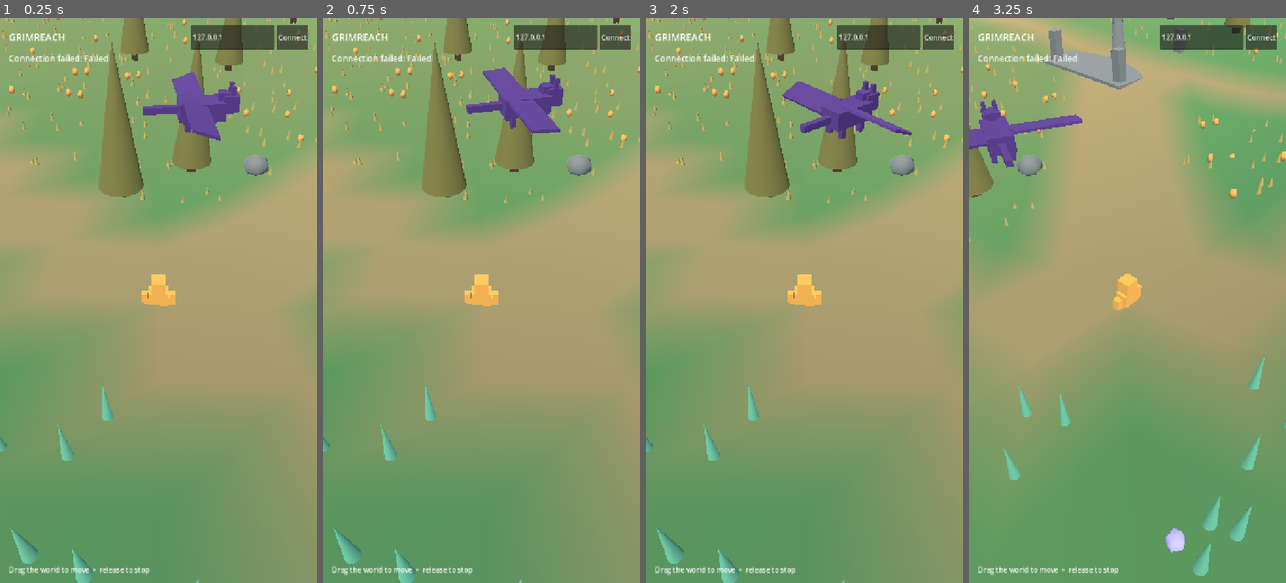
Above: before the commit, frames 1-4 (left to right).
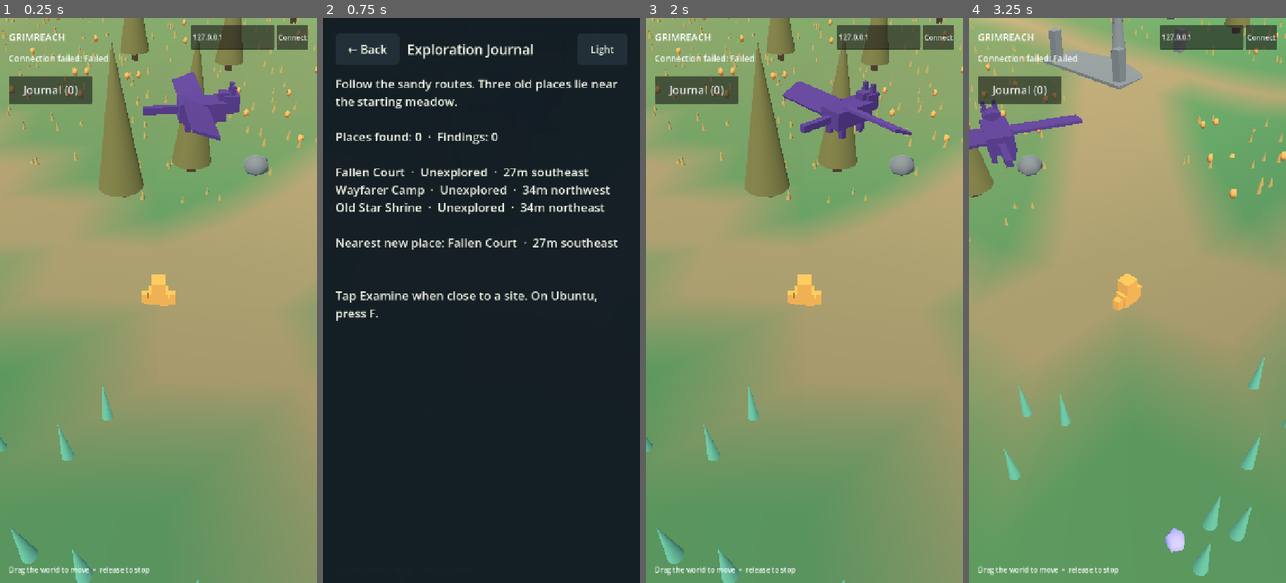
Above: after the commit, the same moments.

Repository: mozrin/grimreach
Game: Godot game, scene res://main.tscn
The game is run twice, just before and just after one commit, with the same random seed, the same clock (stepped at 60 frames per second) and the same inputs.
Inputs (mouse positions are in pixels of both pictures, inside the frame that each line leads up to):
- Up to frame 1 (0.25 s): no input
- Up to frame 2 (0.75 s): click (373, 91) at 0.5 s, where only the run after the commit has a clickable "Journal (0)"
- Up to frame 3 (2 s): click (690, 51) at 1.25 s, where only the run after the commit has a clickable "← Back"
- Up to frame 4 (3.25 s): click "Connect" at 2 s; move the mouse to (1197, 272) at 2.77 s; hold D from 2.78 s (still down); hold E from 2.78 s (still down); tap F at 2.85 s; click (1197, 272) at 2.92 s

The runs differ from the first frame. In frame 1, 1.3% of the frame differs, in the area x 2-30%, y 10-16%; in frame 2, 100%, in the area x 0-100%, y 0-100%; in frame 3, 1.3%; in frame 4, 1.3%.

Commit message:
feat(exploration): add persistent journal and site examination
Record discovered sites and findings by stable ID, guide travel with bearings, and provide touch-friendly journal and examination views with light and dark modes. Verify persistence and streamed-site deduplication.

Diff:
--- /dev/null
+++ b/client/exploration/journal.gd
@@ -0,0 +1,261 @@
+extends CanvasLayer
+
+signal opened
+
+var terrain: Node3D
+var save_path := "user://exploration_journal.json"
+var discovered: Dictionary = {}
+var examined: Dictionary = {}
+var dark_mode := true
+var nearby: Dictionary = {}
+var last_position := Vector3.ZERO
+
+var journal_button: Button
+var examine_button: Button
+var nearby_label: Label
+var overlay: Control
+var backdrop: ColorRect
+var title_label: Label
+var content_label: Label
+var theme_button: Button
+var back_button: Button
+
+
+func _ready() -> void:
+	_load()
+	_build_interface()
+	_apply_theme()
+	_refresh_button()
+
+
+func _input(event: InputEvent) -> void:
+	if event is InputEventKey and event.pressed and not event.echo:
+		if event.keycode == KEY_ESCAPE and overlay.visible:
+			_close_view()
+			get_viewport().set_input_as_handled()
+		elif event.keycode == KEY_F and not overlay.visible and not nearby.is_empty():
+			_examine()
+			get_viewport().set_input_as_handled()
+
+
+func is_open() -> bool:
+	return overlay.visible
+
+
+func update_position(position: Vector3) -> void:
+	last_position = position
+	var discovery: Dictionary = terrain.nearest_site(position, 13.0)
+	if not discovery.is_empty() and not discovered.has(discovery.id):
+		discovered[discovery.id] = {
+			"name": discovery.name,
+			"kind": discovery.kind,
+			"x": discovery.position.x,
+			"z": discovery.position.z,
+		}
+		_save()
+		_refresh_button()
+	nearby = terrain.nearest_site(position, 5.5)
+	examine_button.visible = not nearby.is_empty() and not overlay.visible
+	nearby_label.visible = not nearby.is_empty() and not overlay.visible
+	if not nearby.is_empty():
+		nearby_label.text = nearby.name
+
+
+func _load() -> void:
+	if not FileAccess.file_exists(save_path):
+		return
+	var parsed = JSON.parse_string(FileAccess.get_file_as_string(save_path))
+	if parsed is Dictionary:
+		discovered = parsed.get("discovered", {})
+		examined = parsed.get("examined", {})
+		dark_mode = parsed.get("dark_mode", true)
+
+
+func _save() -> void:
+	var file := FileAccess.open(save_path, FileAccess.WRITE)
+	if file == null:
+		push_error("Could not save exploration journal")
+		return
+	file.store_string(JSON.stringify({"discovered": discovered, "examined": examined, "dark_mode": dark_mode}))
+	file.close()
+
+
+func _build_interface() -> void:
+	journal_button = Button.new()
+	journal_button.text = "Journal"
+	journal_button.set_anchors_preset(Control.PRESET_TOP_LEFT)
+	journal_button.offset_left = 20
+	journal_button.offset_top = 132
+	journal_button.offset_right = 210
+	journal_button.offset_bottom = 194
+	journal_button.add_theme_font_size_override("font_size", 25)
+	journal_button.pressed.connect(_show_journal)
+	add_child(journal_button)
+
+	nearby_label = Label.new()
+	nearby_label.set_anchors_preset(Control.PRESET_BOTTOM_WIDE)
+	nearby_label.offset_left = 24
+	nearby_label.offset_top = -235
+	nearby_label.offset_right = -24
+	nearby_label.offset_bottom = -190
+	nearby_label.add_theme_font_size_override("font_size", 27)
+	nearby_label.horizontal_alignment = HORIZONTAL_ALIGNMENT_CENTER
+	nearby_label.visible = false
+	add_child(nearby_label)
+
+	examine_button = Button.new()
+	examine_button.text = "Examine"
+	examine_button.set_anchors_preset(Control.PRESET_BOTTOM_RIGHT)
+	examine_button.offset_left = -220
+	examine_button.offset_top = -182
+	examine_button.offset_right = -20
+	examine_button.offset_bottom = -112
+	examine_button.add_theme_font_size_override("font_size", 27)
+	examine_button.visible = false
+	examine_button.pressed.connect(_examine)
+	add_child(examine_button)
+
+	overlay = Control.new()
+	overlay.set_anchors_preset(Control.PRESET_FULL_RECT)
+	overlay.visible = false
+	add_child(overlay)
+	backdrop = ColorRect.new()
+	backdrop.set_anchors_preset(Control.PRESET_FULL_RECT)
+	backdrop.mouse_filter = Control.MOUSE_FILTER_STOP
+	overlay.add_child(backdrop)
+	var margins := MarginContainer.new()
+	margins.set_anchors_preset(Control.PRESET_FULL_RECT)
+	margins.add_theme_constant_override("margin_left", 28)
+	margins.add_theme_constant_override("margin_top", 36)
+	margins.add_theme_constant_override("margin_right", 28)
+	margins.add_theme_constant_override("margin_bottom", 36)
+	overlay.add_child(margins)
+	var column := VBoxContainer.new()
+	column.add_theme_constant_override("separation", 24)
+	margins.add_child(column)
+	var header := HBoxContainer.new()
+	header.add_theme_constant_override("separation", 18)
+	column.add_child(header)
+	back_button = Button.new()
+	back_button.text = "← Back"
+	back_button.custom_minimum_size = Vector2(145, 70)
+	back_button.add_theme_font_size_override("font_size", 26)
+	back_button.pressed.connect(_close_view)
+	header.add_child(back_button)
+	title_label = Label.new()
+	title_label.size_flags_horizontal = Control.SIZE_EXPAND_FILL
+	title_label.add_theme_font_size_override("font_size", 31)
+	header.add_child(title_label)
+	theme_button = Button.new()
+	theme_button.custom_minimum_size = Vector2(115, 70)
+	theme_button.add_theme_font_size_override("font_size", 22)
+	theme_button.pressed.connect(_toggle_theme)
+	header.add_child(theme_button)
+	var scroll := ScrollContainer.new()
+	scroll.size_flags_vertical = Control.SIZE_EXPAND_FILL
+	column.add_child(scroll)
+	content_label = Label.new()
+	content_label.size_flags_horizontal = Control.SIZE_EXPAND_FILL
+	content_label.autowrap_mode = TextServer.AUTOWRAP_WORD_SMART
+	content_label.add_theme_font_size_override("font_size", 27)
+	scroll.add_child(content_label)
+
+
+func _show_journal() -> void:
+	var lines := ["Follow the sandy routes. Three old places lie near the starting meadow.", "", "Places found: %d  ·  Findings: %d" % [discovered.size(), examined.size()], ""]
+	for key in [Vector2i.ZERO, Vector2i(-1, -1), Vector2i(0, -1)]:
+		if terrain.sites.has(key):
+			var site: Dictionary = terrain.sites[key]
+			var state := "Found" if discovered.has(site.id) else "Unexplored"
+			lines.append("%s  ·  %s  ·  %s" % [site.name, state, _bearing_to(site.position)])
+	var next_lead := {}
+	var next_distance := INF
+	for site in terrain.sites.values():
+		if discovered.has(site.id):
+			continue
+		var distance: float = last_position.distance_to(site.position)
+		if distance < next_distance:
+			next_distance = distance
+			next_lead = site
+	if not next_lead.is_empty():
+		lines.append("\nNearest new place: %s  ·  %s" % [next_lead.name, _bearing_to(next_lead.position)])
+	lines.append("")
+	var ids := discovered.keys()
+	ids.sort()
+	for id in ids:
+		var record: Dictionary = discovered[id]
+		var state := "Examined" if examined.has(id) else "Go closer to examine"
+		lines.append("%s  (%d, %d)\n%s\n" % [record.name, int(record.x), int(record.z), state])
+	lines.append("\nTap Examine when close to a site. On Ubuntu, press F.")
+	_open_view("Exploration Journal", "\n".join(lines))
+
+
+func _bearing_to(destination: Vector3) -> String:
+	var offset := Vector2(destination.x - last_position.x, destination.z - last_position.z)
+	var vertical := "north" if offset.y < -5.0 else ("south" if offset.y > 5.0 else "")
+	var horizontal := "east" if offset.x > 5.0 else ("west" if offset.x < -5.0 else "")
+	var direction := vertical + horizontal
+	if direction == "":
+		direction = "here"
+	return "%dm %s" % [roundi(offset.length()), direction]
+
+
+func _examine() -> void:
+	if nearby.is_empty():
+		return
+	var first_visit := not examined.has(nearby.id)
+	examined[nearby.id] = true
+	_save()
+	var finding := "New finding recorded.\n\n" if first_visit else "You have studied this place before.\n\n"
+	_open_view(nearby.name, finding + _lore(nearby.kind))
+
+
+func _lore(kind: String) -> String:
+	match kind:
+		"ruin":
+			return "A spiral is carved beneath the fallen arch. Fresh petals rest on the old stone, though no traveler is in sight."
+		"camp":
+			return "The fire is warm. A weathered travel map points toward another road beyond the hills."
+		"shrine":
+			return "The blue crystal hums softly. Its base marks the night sky as it appeared before the roads were built."
+	return "There is more to learn here."
+
+
+func _open_view(title: String, content: String) -> void:
+	title_label.text = title
+	content_label.text = content
+	overlay.visible = true
+	examine_button.visible = false
+	nearby_label.visible = false
+	opened.emit()
+
+
+func _close_view() -> void:
+	overlay.visible = false
+	examine_button.visible = not nearby.is_empty()
+	nearby_label.visible = not nearby.is_empty()
+
+
+func _toggle_theme() -> void:
+	dark_mode = not dark_mode
+	_apply_theme()
+	_save()
+
+
+func _apply_theme() -> void:
+	backdrop.color = Color(0.07, 0.11, 0.14, 0.98) if dark_mode else Color(0.95, 0.93, 0.86, 0.98)
+	var text_color := Color(0.94, 0.95, 0.89) if dark_mode else Color(0.15, 0.20, 0.18)
+	var button_color := Color(0.13, 0.19, 0.22) if dark_mode else Color(0.82, 0.84, 0.78)
+	title_label.add_theme_color_override("font_color", text_color)
+	content_label.add_theme_color_override("font_color", text_color)
+	for button in [back_button, theme_button]:
+		var style := StyleBoxFlat.new()
+		style.bg_color = button_color
+		style.set_corner_radius_all(9)
+		button.add_theme_stylebox_override("normal", style)
+		button.add_theme_color_override("font_color", text_color)
+	theme_button.text = "Light" if dark_mode else "Dark"
+
+
+func _refresh_button() -> void:
+	journal_button.text = "Journal (%d)" % discovered.size()
--- a/client/main.gd
+++ b/client/main.gd
@@ -1,6 +1,7 @@
 extends Node3D
 
 const TERRAIN_SCRIPT = preload("res://world/terrain.gd")
+const JOURNAL_SCRIPT = preload("res://exploration/journal.gd")
 const PORT := 7777
 const MOVE_INTERVAL := 0.1
 const JOYSTICK_RADIUS := 78.0
@@ -20,6 +21,7 @@
 
 var camera: Camera3D
 var terrain
+var journal
 var joystick_visual: Node2D
 var status_label: Label
 var host_edit: LineEdit
@@ -28,6 +30,10 @@
 func _ready() -> void:
 	_build_world()
 	_build_interface()
+	journal = JOURNAL_SCRIPT.new()
+	journal.terrain = terrain
+	journal.opened.connect(_stop_touch_movement)
+	add_child(journal)
 	_build_avatar("preview", Color(0.95, 0.68, 0.29))
 	_update_status("Disconnected — enter a server address")
 	_connect_to_server()
@@ -45,6 +51,7 @@
 	if own_id != "" and avatars.has(own_id):
 		target = avatars[own_id].position
 	terrain.update_around(target)
+	journal.update_position(target)
 	var offset := Vector3(sin(camera_yaw) * 11.0, 12.0, cos(camera_yaw) * 11.0)
 	camera.position = target + offset
 	camera.look_at(target + Vector3(0, 1.0, 0))
@@ -69,6 +76,8 @@
 
 
 func _unhandled_input(event: InputEvent) -> void:
+	if journal.is_open():
+		return
 	if event is InputEventScreenTouch and event.pressed and move_touch_index == -1:
 		move_touch_index = event.index
 		move_touch_origin = event.position
@@ -153,6 +162,9 @@
 
 
 func _send_input() -> void:
+	if journal.is_open():
+		_send({"type": "input", "dx": 0.0, "dz": 0.0})
+		return
 	var horizontal := float(Input.is_key_pressed(KEY_D)) - float(Input.is_key_pressed(KEY_A))
 	var vertical := float(Input.is_key_pressed(KEY_S)) - float(Input.is_key_pressed(KEY_W))
 	var forward := Vector2(-sin(camera_yaw), -cos(camera_yaw))
@@ -163,6 +175,14 @@
 		direction += right * stick.x + forward * -stick.y
 	direction = direction.limit_length(1.0)
 	_send({"type": "input", "dx": direction.x, "dz": direction.y})
+
+
+func _stop_touch_movement() -> void:
+	move_touch_index = -1
+	move_touch_offset = Vector2.ZERO
+	joystick_visual.queue_redraw()
+	if connected:
+		_send_input()
 
 
 func _send(value: Dictionary) -> void:
--- /dev/null
+++ b/client/tests/journal_smoke.gd
@@ -0,0 +1,49 @@
+extends SceneTree
+
+const TERRAIN_SCRIPT = preload("res://world/terrain.gd")
+const JOURNAL_SCRIPT = preload("res://exploration/journal.gd")
+
+
+func _initialize() -> void:
+	var save_path := "user://journal_smoke.json"
+	if FileAccess.file_exists(save_path):
+		DirAccess.remove_absolute(ProjectSettings.globalize_path(save_path))
+	var terrain = TERRAIN_SCRIPT.new()
+	root.add_child(terrain)
+	var journal = JOURNAL_SCRIPT.new()
+	journal.terrain = terrain
+	journal.save_path = save_path
+	root.add_child(journal)
+	await process_frame
+	var shrine: Dictionary = terrain.sites[Vector2i(0, -1)]
+	journal.update_position(shrine.position)
+	if not journal.discovered.has(shrine.id):
+		push_error("Approaching a site did not record discovery")
+		quit(1)
+		return
+	journal._examine()
+	if not journal.examined.has(shrine.id) or not journal.is_open():
+		push_error("Examining a site did not record its finding")
+		quit(1)
+		return
+	journal.queue_free()
+	await process_frame
+	var restored = JOURNAL_SCRIPT.new()
+	restored.terrain = terrain
+	restored.save_path = save_path
+	root.add_child(restored)
+	await process_frame
+	if not restored.discovered.has(shrine.id) or not restored.examined.has(shrine.id):
+		push_error("Discovery did not survive a client restart")
+		quit(1)
+		return
+	terrain.update_around(Vector3(1000, 0, 1000))
+	terrain.update_around(Vector3.ZERO)
+	restored.update_position(terrain.sites[Vector2i(0, -1)].position)
+	if restored.discovered.size() != 1:
+		push_error("Returning to a streamed site duplicated its discovery")
+		quit(1)
+		return
+	DirAccess.remove_absolute(ProjectSettings.globalize_path(save_path))
+	print("Journal persistence smoke test passed")
+	quit()
--- a/client/world/terrain.gd
+++ b/client/world/terrain.gd
@@ -154,7 +154,18 @@
 	var offset := 19.0 if kind == "ruin" else 24.0
 	var position := Vector3(key.x * CHUNK_SIZE + offset, 0, key.y * CHUNK_SIZE + offset)
 	position.y = height_at(position.x, position.z)
-	var title: String = {"ruin": "Fallen Court", "camp": "Wayfarer Camp", "shrine": "Old Star Shrine"}[kind]
+	var names := {
+		"ruin": ["Fallen Court", "Ashen Court", "Mossgate Ruins"],
+		"camp": ["Wayfarer Camp", "Cinder Camp", "Southwind Camp"],
+		"shrine": ["Old Star Shrine", "Moonwell Shrine", "Stonewatch Shrine"],
+	}
+	var title: String = names[kind][_hash(key.x, key.y, 61) % 3]
+	if key == Vector2i.ZERO:
+		title = "Fallen Court"
+	elif key == Vector2i(-1, -1):
+		title = "Wayfarer Camp"
+	elif key == Vector2i(0, -1):
+		title = "Old Star Shrine"
 	return {"id": "%s:%d:%d" % [kind, key.x, key.y], "kind": kind, "name": title, "position": position}
 
 
Not shown, added: client/exploration/journal.gd.uid
Not shown, added: client/tests/journal_smoke.gd.uid
